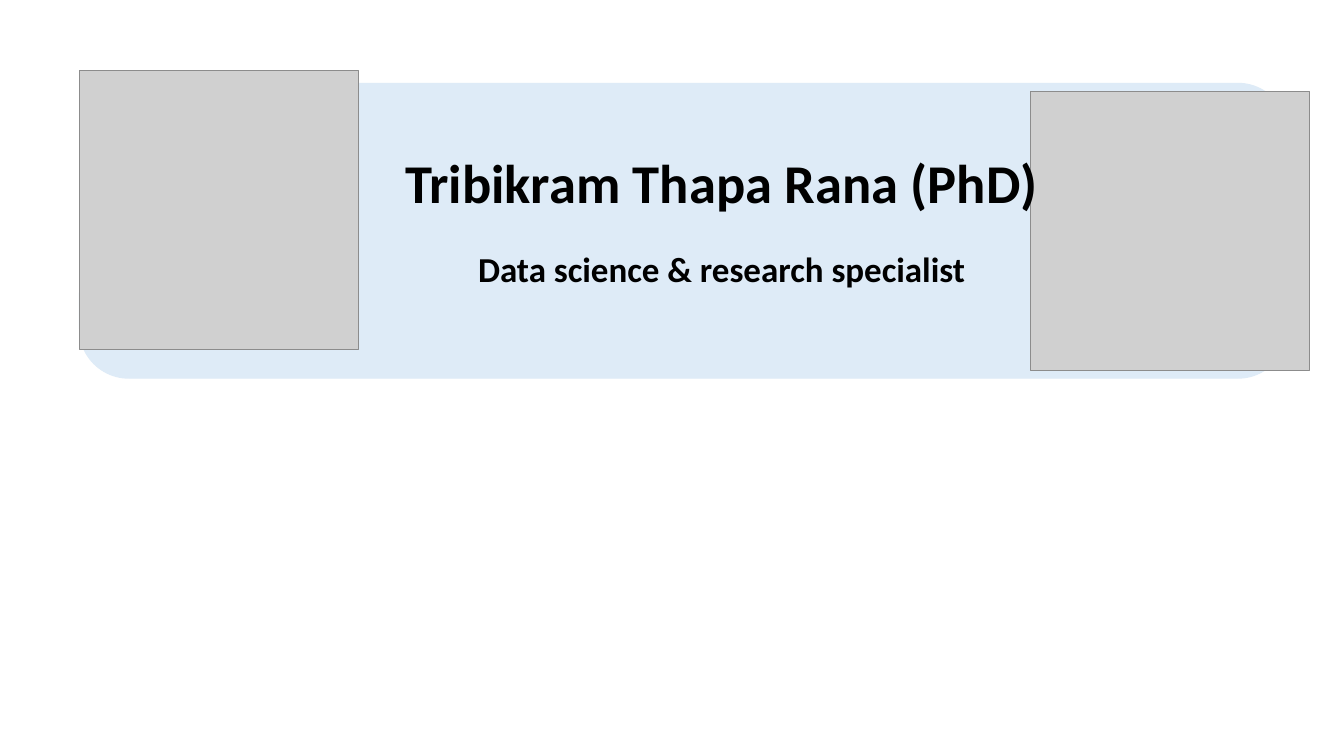
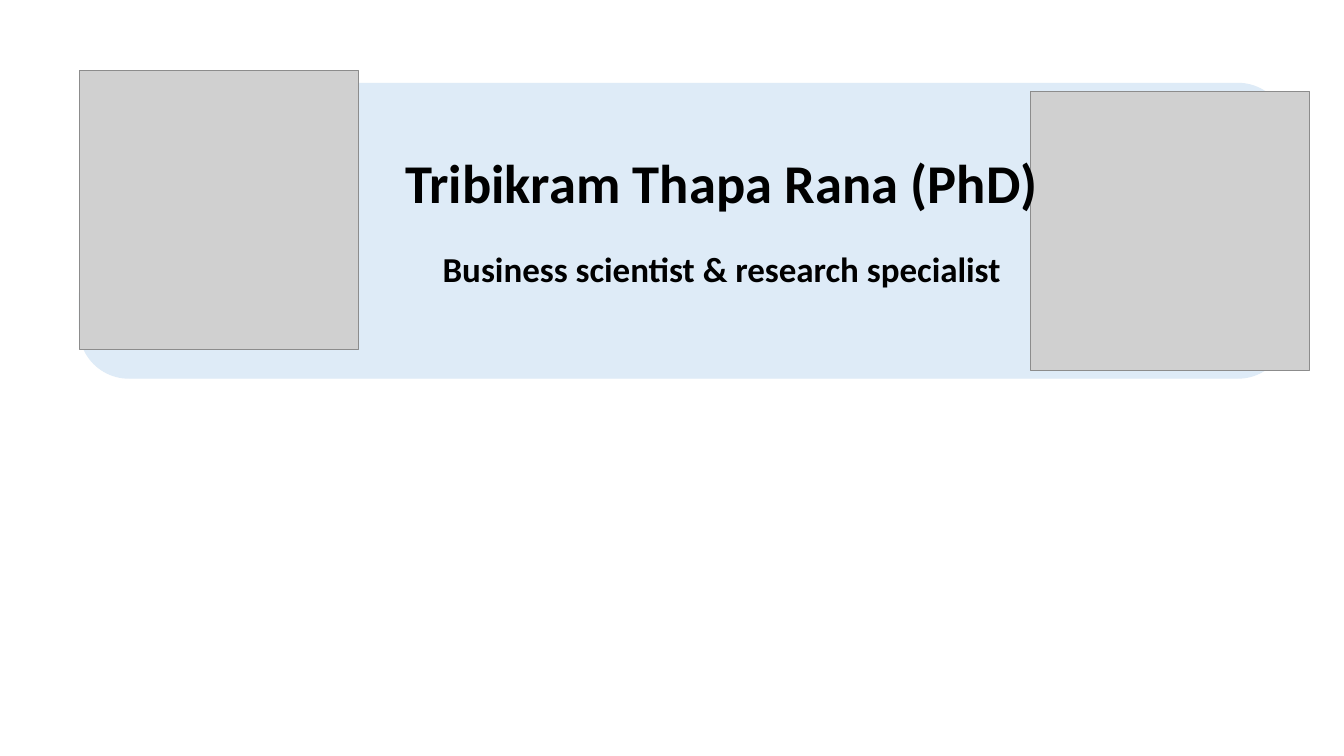
Before and after one commit to TribThapa/TribThapa, a slide deck: slide 1 of Assets/PPT.pptx. Drawn at 1344x756 pixels with LibreOffice and Linux fonts; fonts in the diff are those of the drawing; grey boxes stand for pictures. Boxes give left, top, right and bottom in pixels: in the first picture for what was removed or moved away, otherwise in the second. Text is boxed around its words. In the diff, an @@ line names an element or a change of style, - is before the commit and + after.

```diff
--- a/Assets/PPT.pptx
+++ b/Assets/PPT.pptx
@@ text at box(443, 257, 1000, 288): text changed @@
-Data science & research specialist
+Business scientist & research specialist
```
Also in this commit, not shown: 2 other files.
